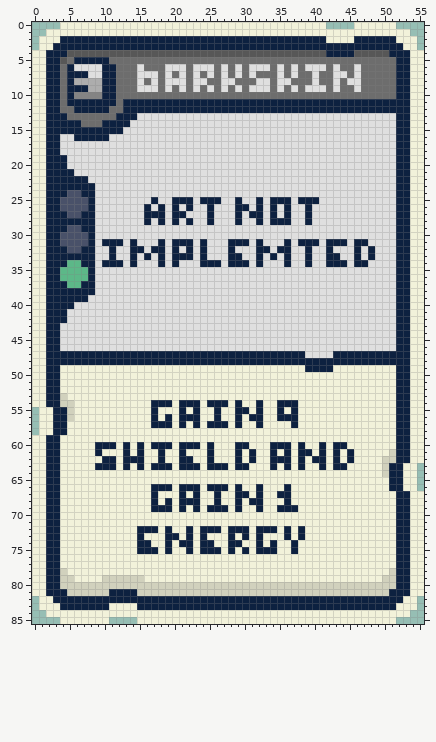
Sprite sheet -- Art/Cards/023 Barkskin.png. That is the earlier state.
The file is 56x86 pixels.
Now the later version:
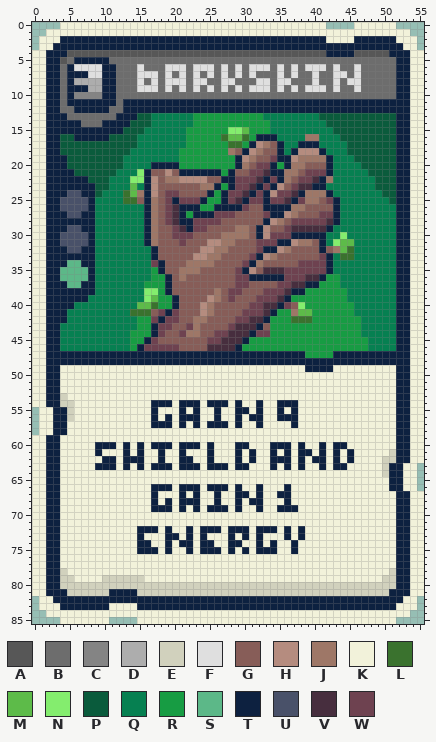
Palette (. is transparent): A #575757  B #6d6d6d  C #848484  D #adadad  E #d1d1bd  F #dfdfdf  G #875d58  H #b58c7f  J #9e7767  K #f2f2da  L #3a722e  M #5dbb49  N #84ed6e  P #0a5b3c  Q #068051  R #179c43  S #5cb888  T #0d2140  U #495169  V #472e3e  W #6e4250
Changes in this commit:
Changed rows in their new state; - is an unchanged pixel.
first column x 4:
13 -----------PPQQQQQQRRRRRRRRRRQQQQQQQQPPPPPPPPPPP
14 ----------PPPQQQQQQRRRRRRRRRRRQQQQQQQQPPPPPPPPPP
15 ---------PPPQQQQQQRRRRRRNNMRRRQQQQQQQQQPPPPPPPPP
16 PP-----PPPPQQQQQQQRRRRRLMMLRTTTQQQQJJQQQPPPPPPPP
17 PPPPPPPPPPPQQQQQQQRRRRRRLLRTHJGTQQTTTQQQQPPPPPPP
18 PPPPPPPPPPQQQQQQQRRRRRRRJGTHJGGTQTHHHTQQQPPPPPPP
19 -PPPPPPPPQQQQQQQQRRRRRRRRTHJGGWTTHJJJJTQQQPPPPPP
20 -PPPPPPPPQQQQTTTTRRRRRRRRTJGWWTRTJJGGGTQQQQPPPPP
21 --PPPPPPQQQNTGGHGTTTTTTRTGGWWVTTJJGWWWTQQQQQPPPP
22 ----PPPQQQNNTHGJJHHHHGGTTWWWVTWTJGWWVTJQQQQQQPPP
23 -----PPQQQMQTHGGGGGGJJTRTWWVTWTHGWVVTTQQQQQQQPPP
24 -----PQQQLMJTHGWWGGGGTRTWWVTWTHWWVTJJJTQQQQQQQPP
25 -----QQQQLLGTJGW-WWW-RRTWVTWWTWWVTWJJGWTQQQQQQQP
26 -----QQQQQQQ-JGWVT-TRRTTT-WGGT-T-JJGGGGTQQQQQQQQ
27 -----QQQQQQQ-JGWV-RTT-WWWGGGGW-THJGGGWWTQQQQQQQQ
28 -----QQQQQQQ-JGWVT-WWWWGGGGGGTHJGWWWWWVTQQQQQQQQ
29 -----QQQQQQQTJGGWVTWWGGGGJJGTHGGWVVVVVTQQQQQQQQQ
30 -----QQQQQQQTJGGWWWGGGGJJJJGTHWWWTTTTTQQNQQQQQQQ
31 -----QQQQQQQTJGGGWGGGHHJJGGGWWWT-HJJGTQNMMQQQQQQ
32 -----QQQQQQQQ-GGGGGGHHJJGGGGW-THJGGGGTGJMLQQQQQQ
33 -----QQQQQQQQTGGGGGHHJJGGGGW-HJGGGGGGW-QLLQQQQQQ
34 -----QQQQQQQQW-GGGJJJJGGGGWTJGGGGGWWWW-QQQQQQQQQ
35 -----QQQQQQQQRTGGJJJGGGGGWTHGVVVWWWWWWTQQQQQQQQQ
36 -----QQQQQQQQRRTGJGGGGGGGWWTTTTTWWWVVTRRQQQQQQQQ
37 -----QQQQQQQRRRTGGGGGGGGGWWGGGGWWVVTTRRRQQQQQQQQ
38 -----QQQQQQQNNRTGGGGGGJGWWGGGWWWVTTRRRRRRQQQQQQQ
39 ----QQQQQQQQNMRRTGGGGHJGWGGGWWWVTRRRRRRRRQQQQQQQ
40 --QQQQQQQQQMMLRRTGGGHJGGGGGWWVVTWGNRRRRRRRQQQQQQ
41 -QQQQQQQQQLLLGWTWGGGHJGGGGWWWVTRRJMMRRRRRRQQQQQQ
42 -QQQQQQQQQQRRWTWWGGJJGGGGWWVVTRRRLLLRRRRRRRQQQQQ
43 QQQQQQQQQQQRRTWWGGWJGGGGWVVVTGRRRRRRRRRRRRRQQQQQ
44 QQQQQQQQQQRRRTWGGWJJGGWWVVVTWWRRRRRRRRRRRRRQQQQQ
45 QQQQQQQQQQRRTWGGGGGGGWWVVVTRRRRRRRRRRRRRRRRRQQQQ
46 QQQQQQQQQQRTWWWWWGGGGVVVVTRRRRRRRRRRRRRRRRRRQQQQ
47 -----------------------------------RRRR---------
